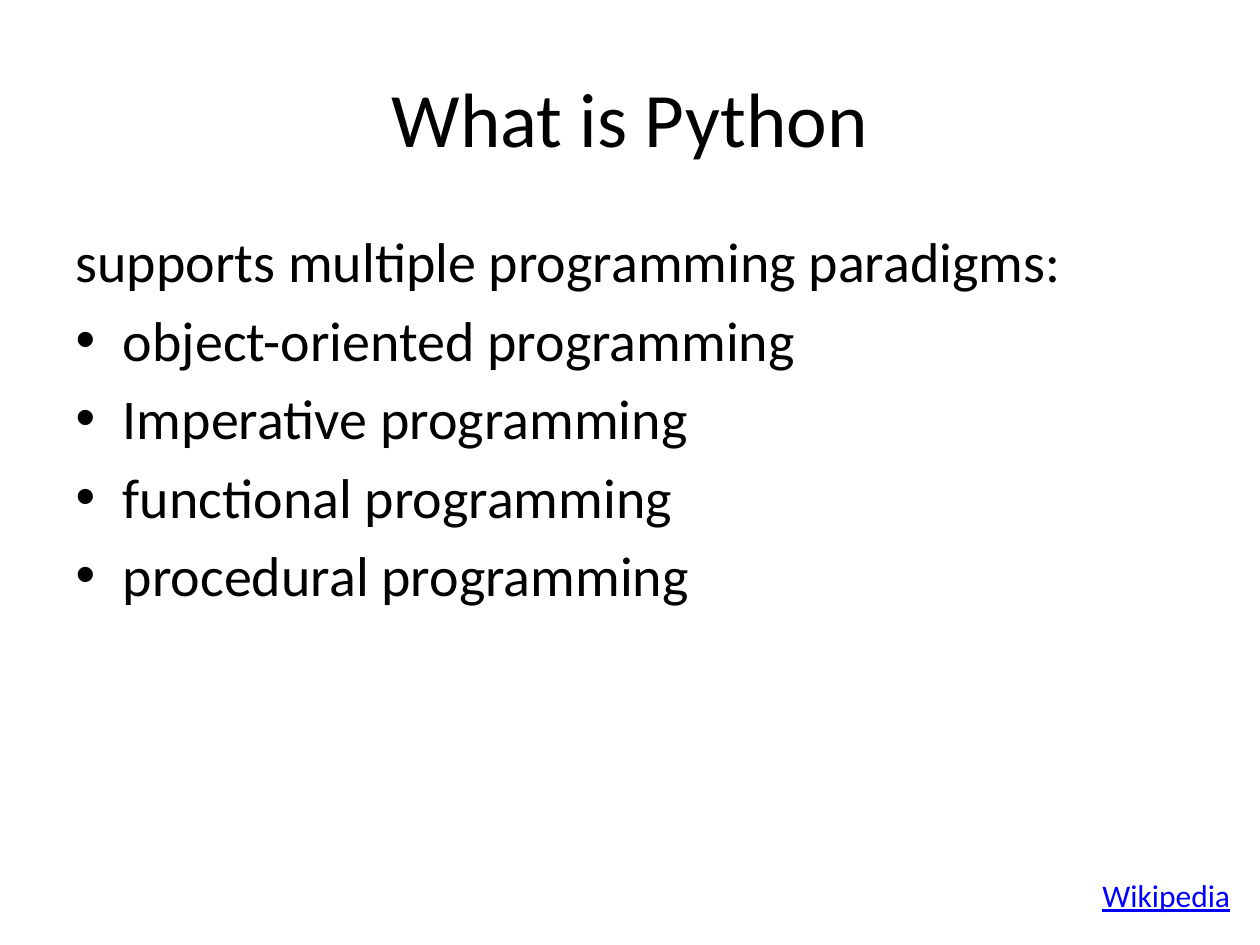
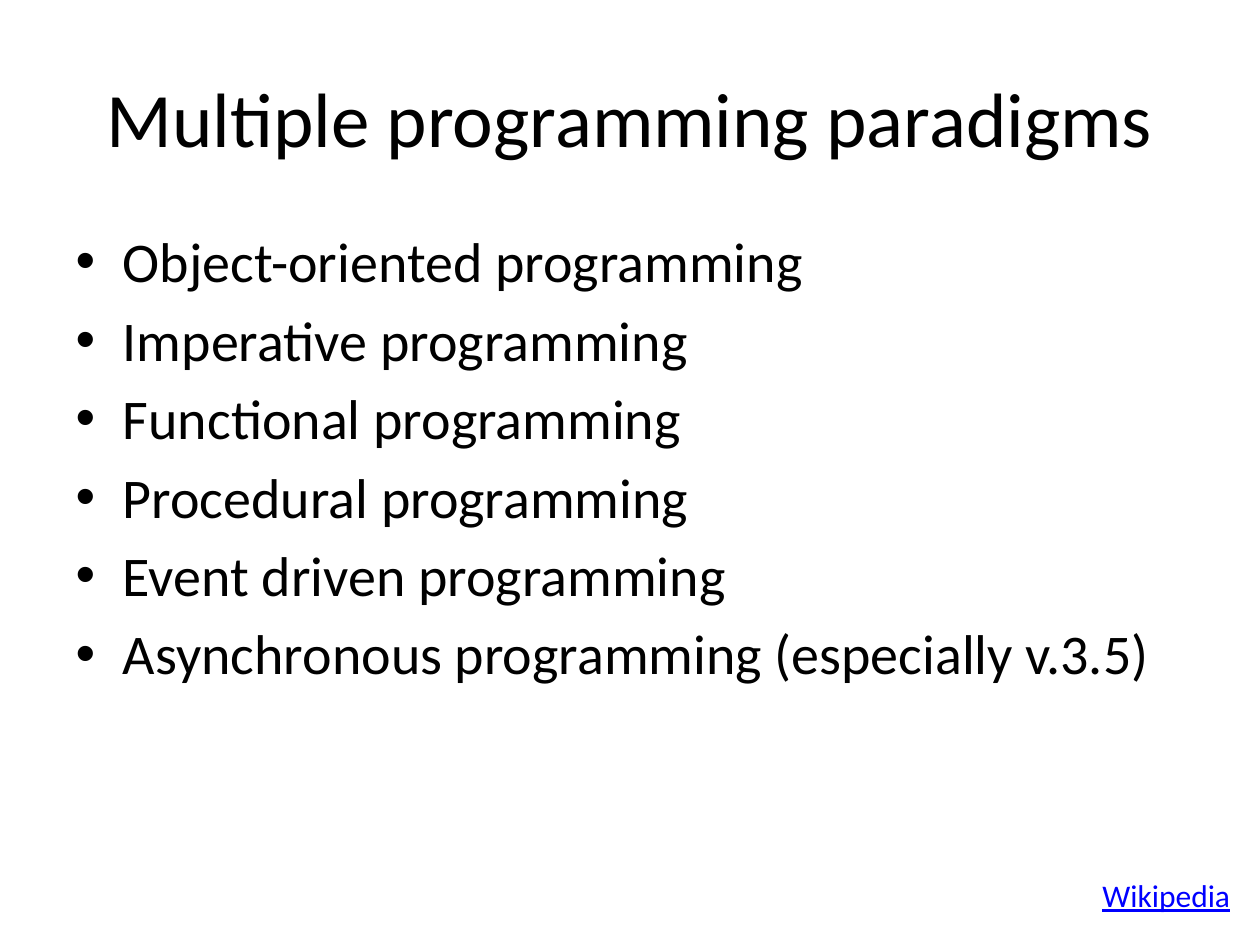
Before and after one commit to yoavram/Py4Eng, a slide deck: slide 4 of docs/Introduction to Python.pptx. Drawn at 1260x945 pixels with LibreOffice and Linux fonts; fonts in the diff are those of the drawing. Boxes give left, top, right and bottom in pixels: in the first picture for what was removed or moved away, otherwise in the second. Text is boxed around its words. In the diff, an @@ line names an element or a change of style, - is before the commit and + after.

```diff
--- a/docs/Introduction to Python.pptx
+++ b/docs/Introduction to Python.pptx
@@ title at (x1=107, y1=93, x2=1152, y2=161): text changed @@
-What is Python
+Multiple programming paradigms
@@ text at (x1=123, y1=243, x2=802, y2=292): text changed @@
-supports multiple programming paradigms:
-• object-oriented programming
+• Object-oriented programming
@@ text at (x1=123, y1=400, x2=1149, y2=684): text changed @@
-• functional programming
-• procedural programming
+• Functional programming
+• Procedural programming
+• Event driven programming
+• Asynchronous programming (especially v.3.5)
```
Also in this commit, not shown: 24 other slides changed.
